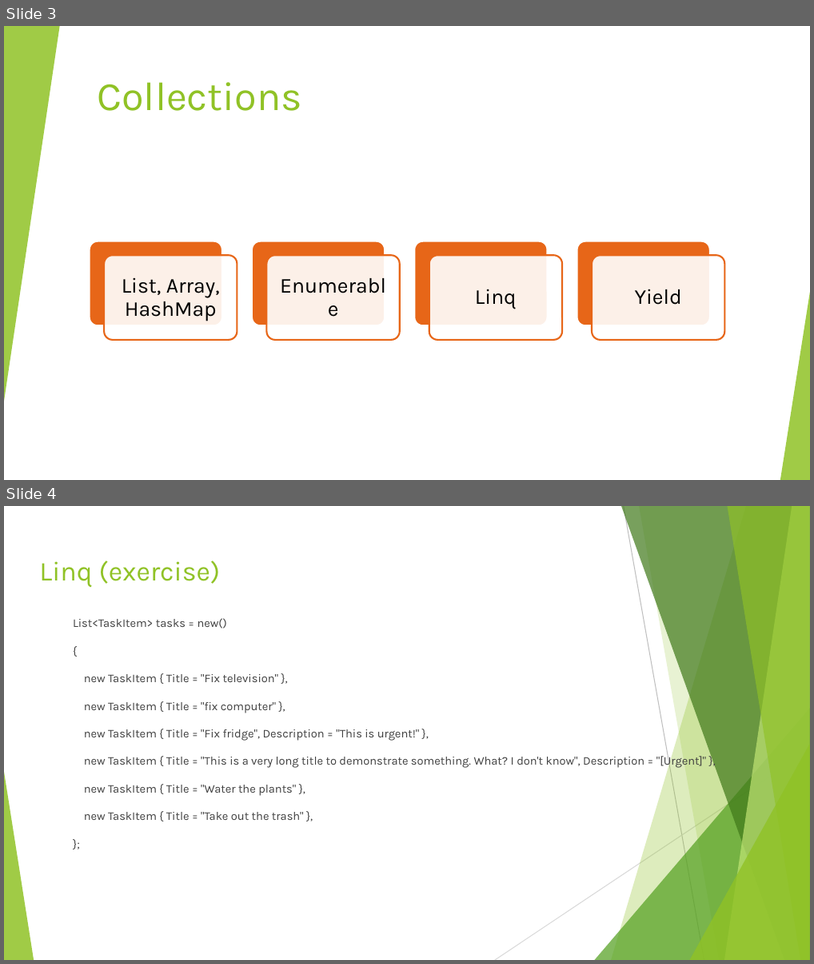
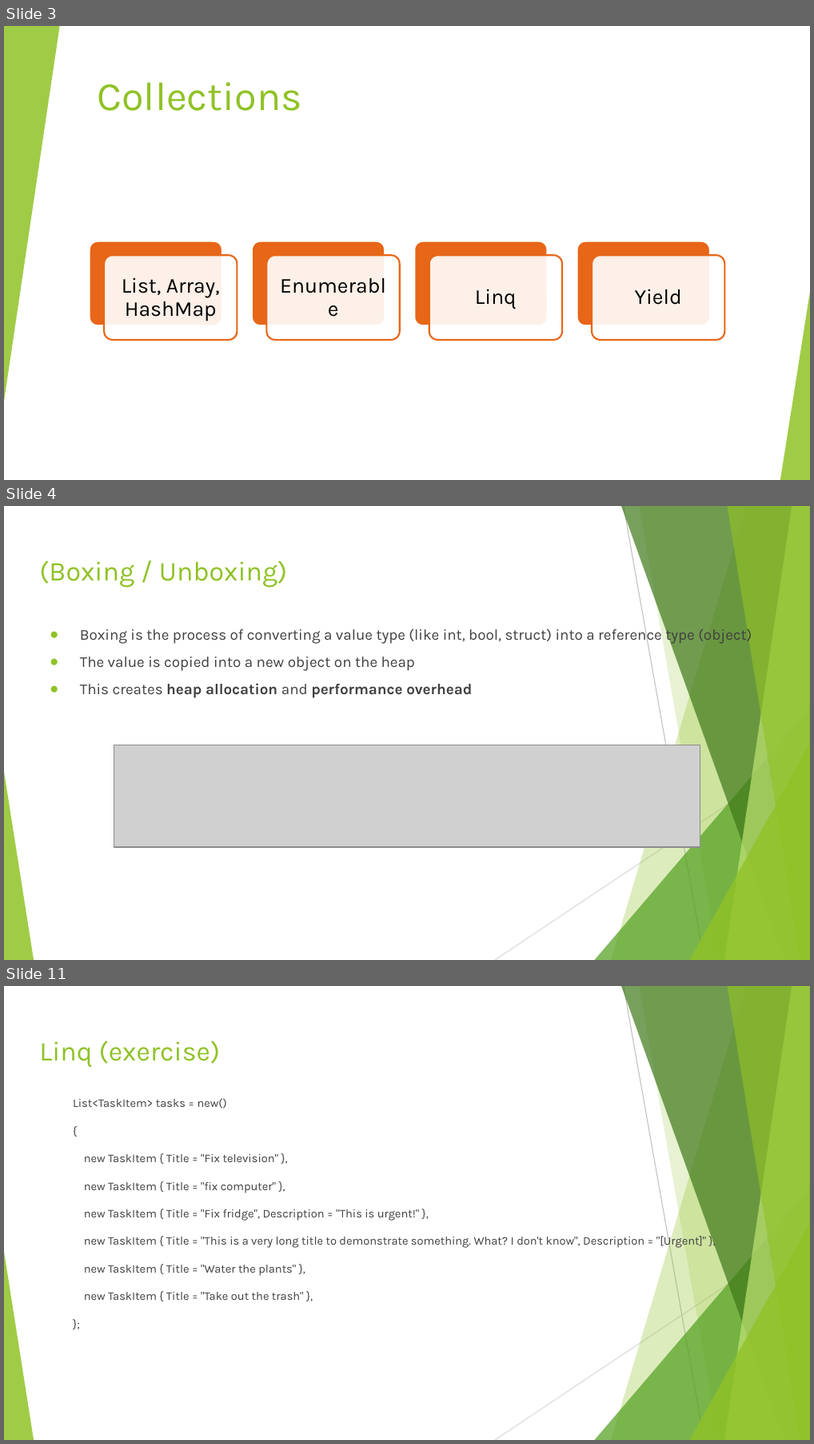
Before and after one commit to javitolin/CSharpWorkshopTodoList, a slide deck: Slides/3. Day 2 - OOP, Unit Tests, Collections.pptx. Shown one above the other, each under a label of ours: slides 3 and 4 before the commit, slides 3, 4 and 11 after it; the slides between them are not shown. The pictures are 814x964 and 814x1444 pixels, drawn with LibreOffice and Linux fonts; fonts in the diff are those of the drawing; grey boxes stand for pictures. Boxes give left, top, right and bottom in pixels: in the first picture for what was removed or moved away, otherwise in the second. Text is boxed around its words. In the diff, an @@ line names an element or a change of style, - is before the commit and + after.

```diff
--- a/Slides/3. Day 2 - OOP, Unit Tests, Collections.pptx
+++ b/Slides/3. Day 2 - OOP, Unit Tests, Collections.pptx
@@ slide 4 added at [4,506,810,960], background #FFFFFF; not listed: 10 template elements that a slide beside it also shows @@
@@ title added at [39,560,287,587], 24.3 pt, text #90C226 @@
+(Boxing / Unboxing)
@@ text added at [80,626,752,698], 13.5 pt, text #404040 @@
+● Boxing is the process of converting a value type (like int, bool, struct) into a reference type (object)
+● The value is copied into a new object on the heap
+● This creates heap allocation and performance overhead
@@ picture added at [114,744,701,846] @@
@@ what was slide 4 is now slide 11 @@
```
Also in this commit, not shown: 2 slides changed, 9 other slides added, 13 other files.
